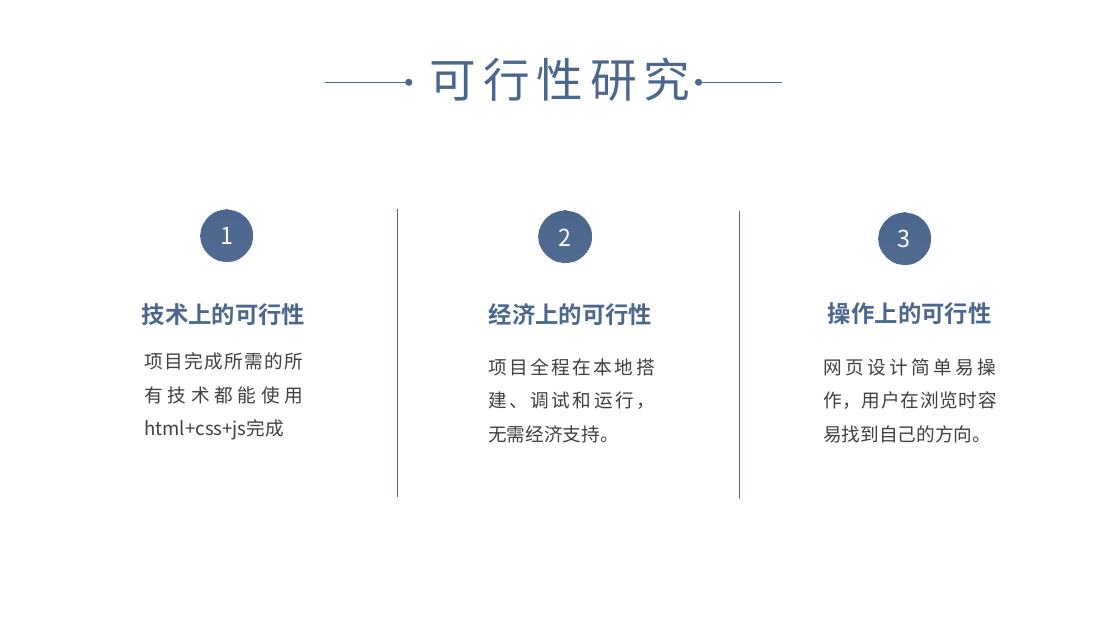
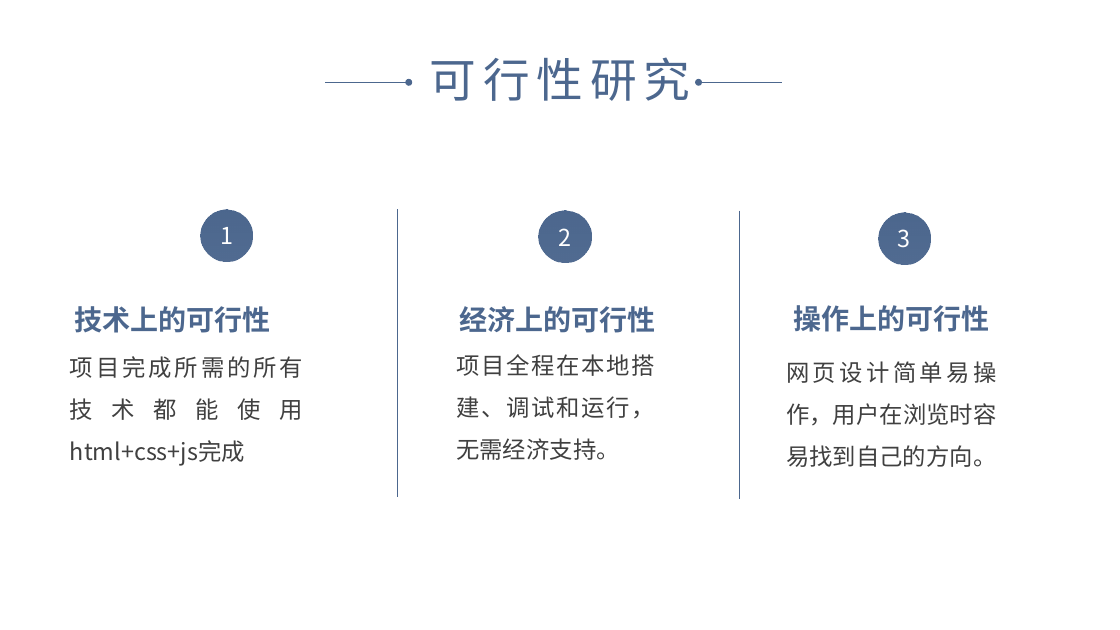
Before and after one commit to myself1528/Course-Design, a slide deck: slide 9 of 1组-高冷man-网络热梗词典.pptx. Drawn at 1120x630 pixels with LibreOffice and Linux fonts; fonts in the diff are those of the drawing. Boxes give left, top, right and bottom in pixels: in the first picture for what was removed or moved away, otherwise in the second. Text is boxed around its words. In the diff, an @@ line names an element or a change of style, - is before the commit and + after.

```diff
--- a/1组-高冷man-网络热梗词典.pptx
+++ b/1组-高冷man-网络热梗词典.pptx
@@ size 20 to 24 pt in 3 elements at <box>460,306,656,333</box>, <box>794,305,990,332</box>, <box>75,306,271,333</box> @@
@@ text "技术上的可行性": place and size @@
-text "技术上的可行性" at <box>142,303,306,325</box>
+text "技术上的可行性" at <box>75,306,271,333</box>
@@ text "经济上的可行性": place and size @@
-text "经济上的可行性" at <box>489,303,653,325</box>
+text "经济上的可行性" at <box>460,306,656,333</box>
@@ text "操作上的可行性": place and size @@
-text "操作上的可行性" at <box>828,302,992,324</box>
+text "操作上的可行性" at <box>794,305,990,332</box>
@@ size 16 to 20 pt in 3 elements at <box>456,354,655,460</box>, <box>786,361,997,467</box>, <box>70,356,303,466</box> @@
@@ text "项目完成所需的所有技术都能使用html+css+js完成": place and size @@
-text "项目完成所需的所有技术都能使用html+css+js完成" at <box>144,352,304,440</box>
+text "项目完成所需的所有技术都能使用html+css+js完成" at <box>70,356,303,466</box>
@@ text "项目全程在本地搭建、调试和运行，无需经济支持。": place and size @@
-text "项目全程在本地搭建、调试和运行，无需经济支持。" at <box>488,358,655,443</box>
+text "项目全程在本地搭建、调试和运行，无需经济支持。" at <box>456,354,655,460</box>
@@ text "网页设计简单易操作，用户在浏览时容易找到自己的方向。": place and size @@
-text "网页设计简单易操作，用户在浏览时容易找到自己的方向。" at <box>823,358,997,443</box>
+text "网页设计简单易操作，用户在浏览时容易找到自己的方向。" at <box>786,361,997,467</box>
```
Also in this commit, not shown: 25 other slides changed, 1 other file.
